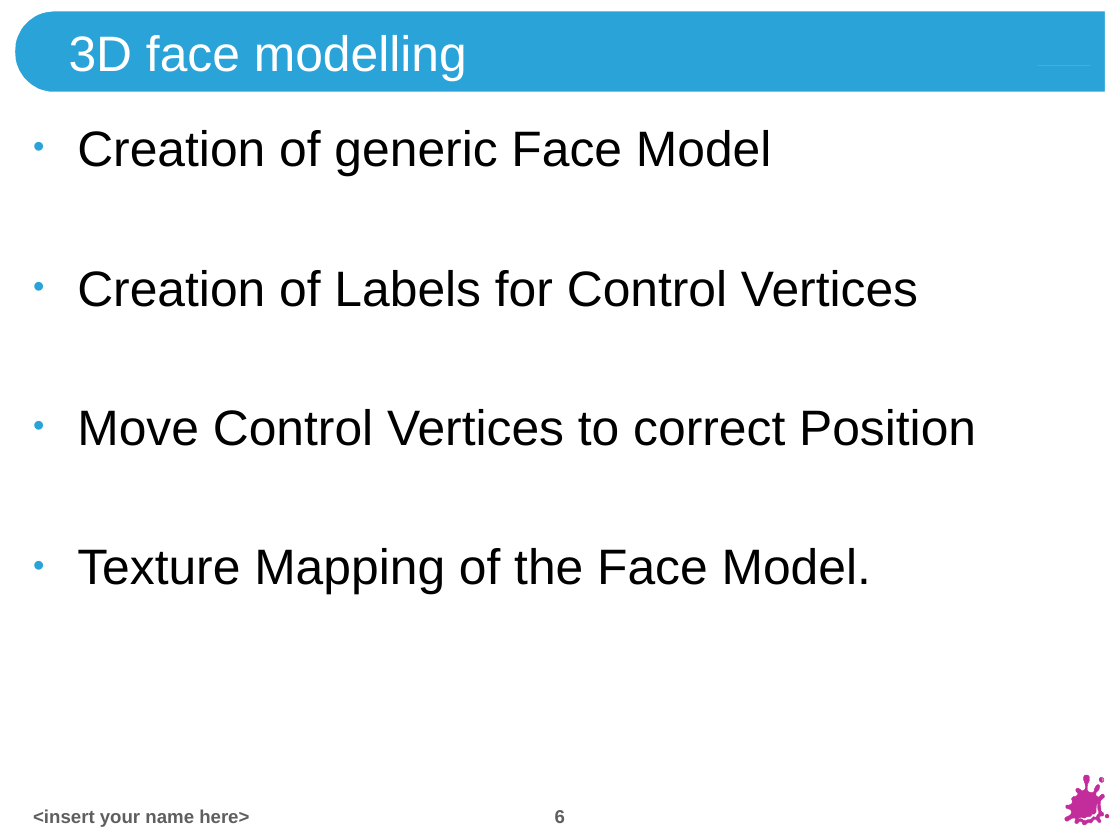
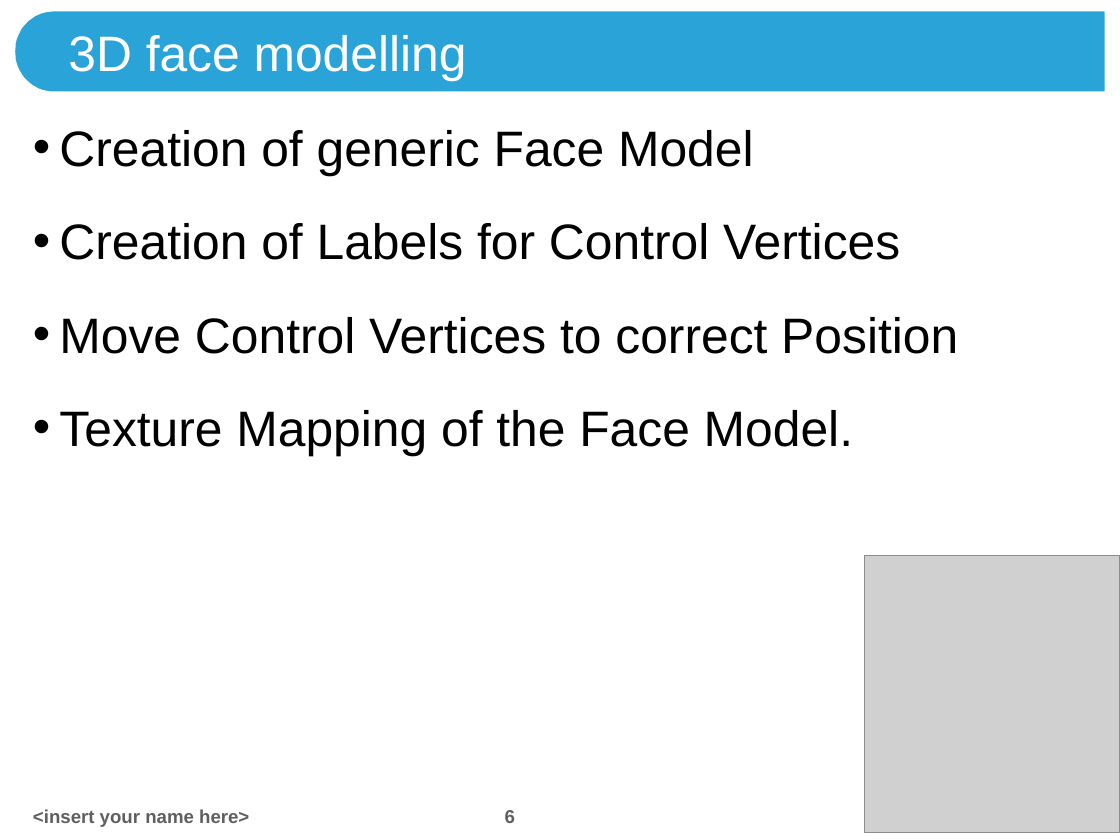
Before and after one commit to tpinetz/Visualisierung, a slide deck: slide 6 of Allgemeines/FaceReconstruction.pptx. Drawn at 1120x840 pixels with LibreOffice and Linux fonts; fonts in the diff are those of the drawing; grey boxes stand for pictures; background and template pictures are left out. Boxes give left, top, right and bottom in pixels: in the first picture for what was removed or moved away, otherwise in the second. Text is boxed around its words. In the diff, an @@ line names an element or a change of style, - is before the commit and + after.

```diff
--- a/Allgemeines/FaceReconstruction.pptx
+++ b/Allgemeines/FaceReconstruction.pptx
@@ freeform shape at [15, 10, 1107, 92]: outline redrawn @@
@@ freeform shape at [1037, 65, 1090, 65]: outline redrawn @@
@@ text "Creation of generic Face Model" at [59, 130, 958, 456]: indent changed; less space between paragraphs @@
@@ picture added at [865, 556, 1120, 833] @@
@@ page number at [505, 810, 515, 823]: alignment centre to left @@
@@ group removed at [1065, 775, 1110, 825]: 8 freeform shapes @@
```
Also in this commit, not shown: 7 other slides changed, 3 other files.
